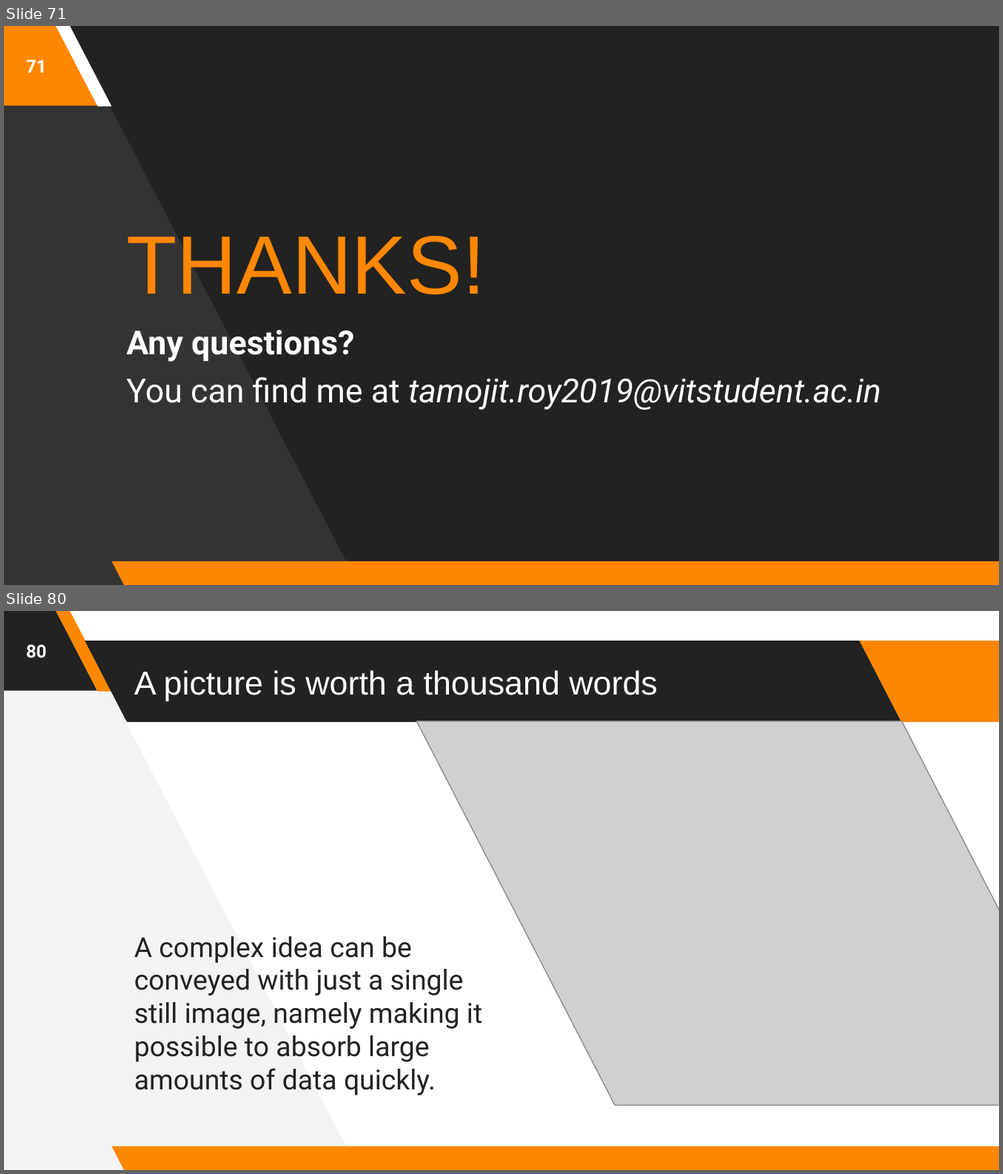
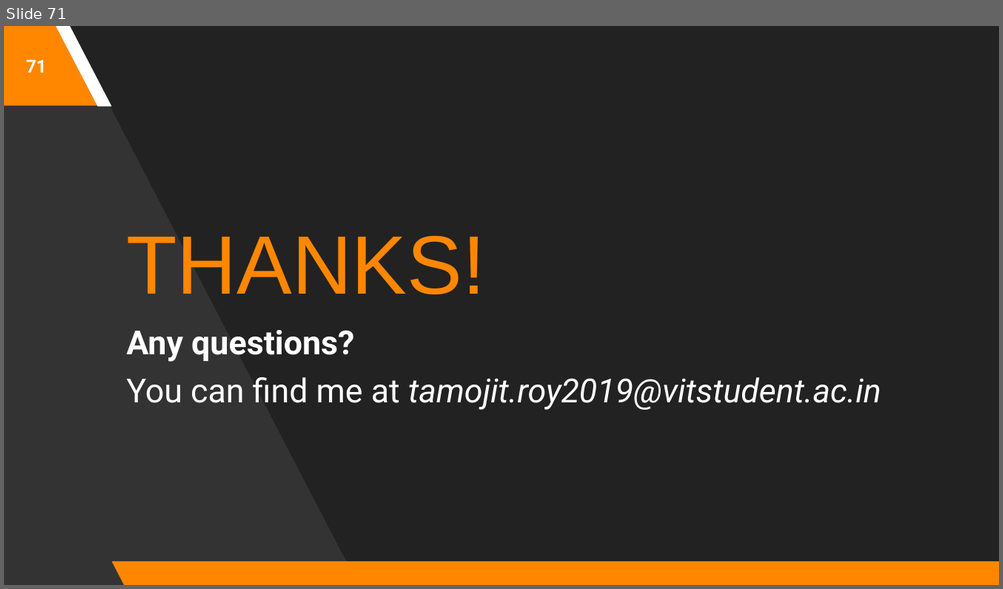
Before and after one commit to astrodestroyergithub/Divvy-Bike-Share, a slide deck: PPTS/19BCE1156_Tamojit_Roy_Capstone_Project_B.Tech_CSE_2019-23_Review-2.pptx. Shown one above the other, each under a label of ours: slides 71 and 80 before the commit, slide 71 after it; the slides between them are not shown. The pictures are 1003x1174 and 1003x589 pixels, drawn with LibreOffice and Linux fonts; fonts in the diff are those of the drawing; grey boxes stand for pictures. Boxes give left, top, right and bottom in pixels: in the first picture for what was removed or moved away, otherwise in the second. Text is boxed around its words. In the diff, an @@ line names an element or a change of style, - is before the commit and + after.

```diff
--- a/PPTS/19BCE1156_Tamojit_Roy_Capstone_Project_B.Tech_CSE_2019-23_Review-2.pptx
+++ b/PPTS/19BCE1156_Tamojit_Roy_Capstone_Project_B.Tech_CSE_2019-23_Review-2.pptx
@@ slide 80 removed at bbox=[4, 611, 999, 1170], background #FFFFFF; not listed: 1 template element that a slide beside it also shows @@
@@ page number removed at bbox=[26, 644, 47, 658] @@
-80
@@ group removed at bbox=[4, 611, 999, 1170]: 4 parallelograms, 1 freeform shape @@
@@ title removed at bbox=[134, 670, 657, 701] @@
-A picture is worth a thousand words
@@ picture removed at bbox=[417, 721, 999, 1105] @@
@@ text removed at bbox=[134, 937, 482, 1096] @@
-A complex idea can be conveyed with just a single still image, namely making it possible to absorb large amounts of data quickly.
```
Also in this commit, not shown: 2 slides changed, 37 other slides removed.
